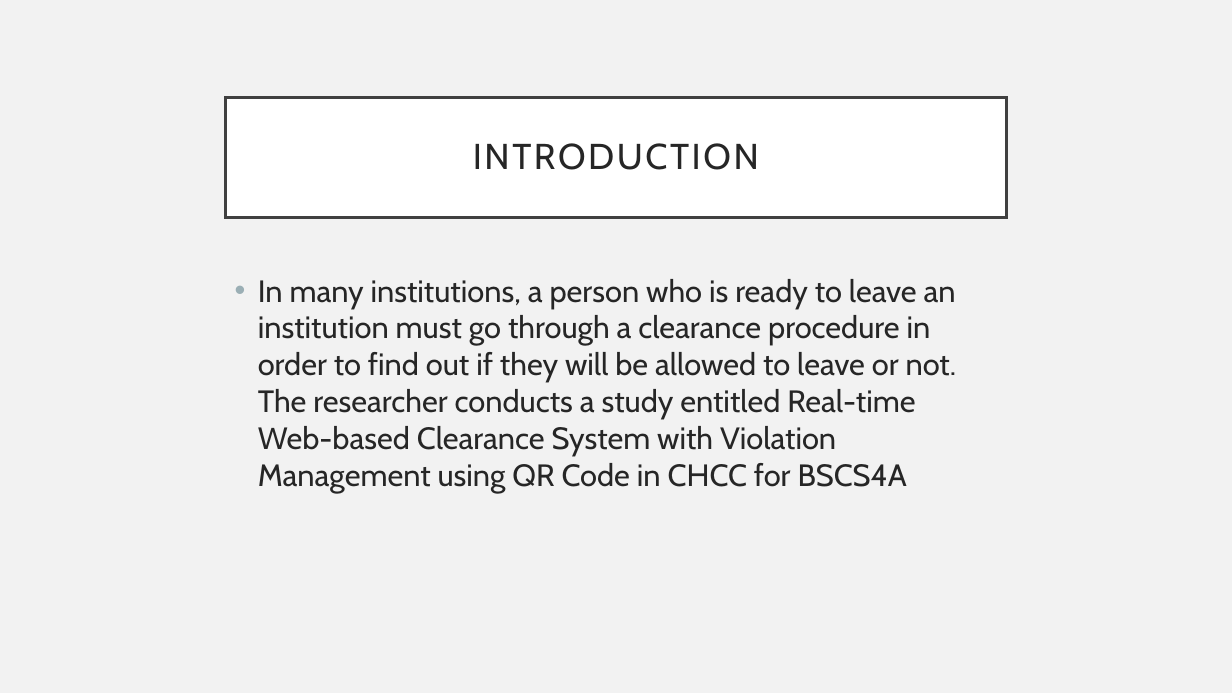
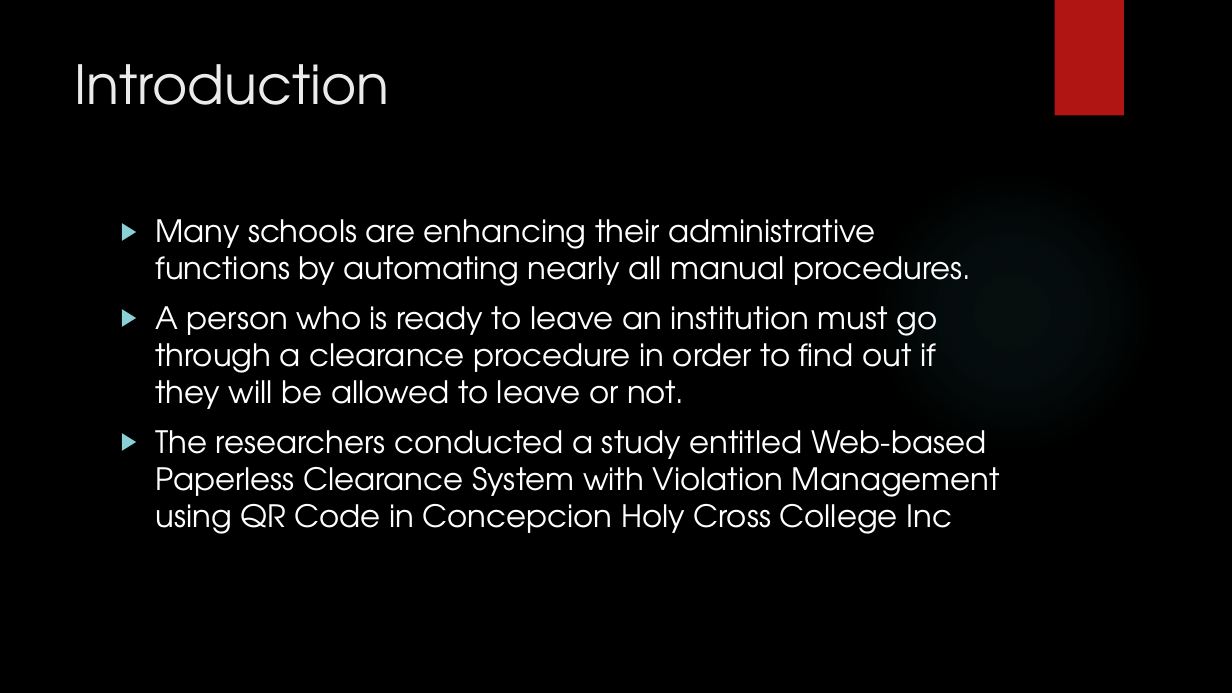
Before and after one commit to bimmbin/Thesis-Docx, a slide deck: slide 2 of Web-based-Automated-Clearance-Management-System-using-QR-3.pptx1.pptx. Drawn at 1232x693 pixels with LibreOffice and Linux fonts; fonts in the diff are those of the drawing; background and template pictures are left out. Boxes give left, top, right and bottom in pixels: in the first picture for what was removed or moved away, otherwise in the second. Text is boxed around its words. In the diff, an @@ line names an element or a change of style, - is before the commit and + after.

```diff
--- a/Web-based-Automated-Clearance-Management-System-using-QR-3.pptx1.pptx
+++ b/Web-based-Automated-Clearance-Management-System-using-QR-3.pptx1.pptx
@@ background #F2F2F2 to picture (left out) @@
@@ rectangle added at [1055, 0, 1124, 116], fill #B01513 @@
@@ title "Introduction": place and size @@
-title "Introduction" at [226, 97, 1006, 217]
+title "Introduction" at [75, 64, 390, 105]
@@ title "Introduction" at [75, 64, 390, 105]: vertical alignment middle to top; fill #FFFFFF to none; outline #404040 2.5 pt to none @@
@@ title at [75, 64, 390, 105]: text changed; size 28 to 42 pt; font Cabin to TeX Gyre Adventor; text colour #262626 to #EBEBEB @@
-INTRODUCTION
+Introduction
@@ ellipse added at [870, 169, 1154, 454], fill gradient #50B9C1 @@
@@ text at [155, 219, 1000, 534]: text changed; font Cabin to TeX Gyre Adventor; text colour #262626 to #FFFFFF @@
-• In many institutions, a person who is ready to leave an institution must go through a clearance procedure in order to find out if they will be allowed to leave or not. The researcher conducts a study entitled Real-time Web-based Clearance System with Violation Management using QR Code in CHCC for BSCS4A
+▶ Many schools are enhancing their administrative functions by automating nearly all manual procedures.
+▶ A person who is ready to leave an institution must go through a clearance procedure in order to find out if they will be allowed to leave or not.
+▶ The researchers conducted a study entitled Web-based Paperless Clearance System with Violation Management using QR Code in Concepcion Holy Cross College Inc
```
Also in this commit, not shown: 5 other slides changed, 2 slides added, 7 slides removed, 5 other files.
